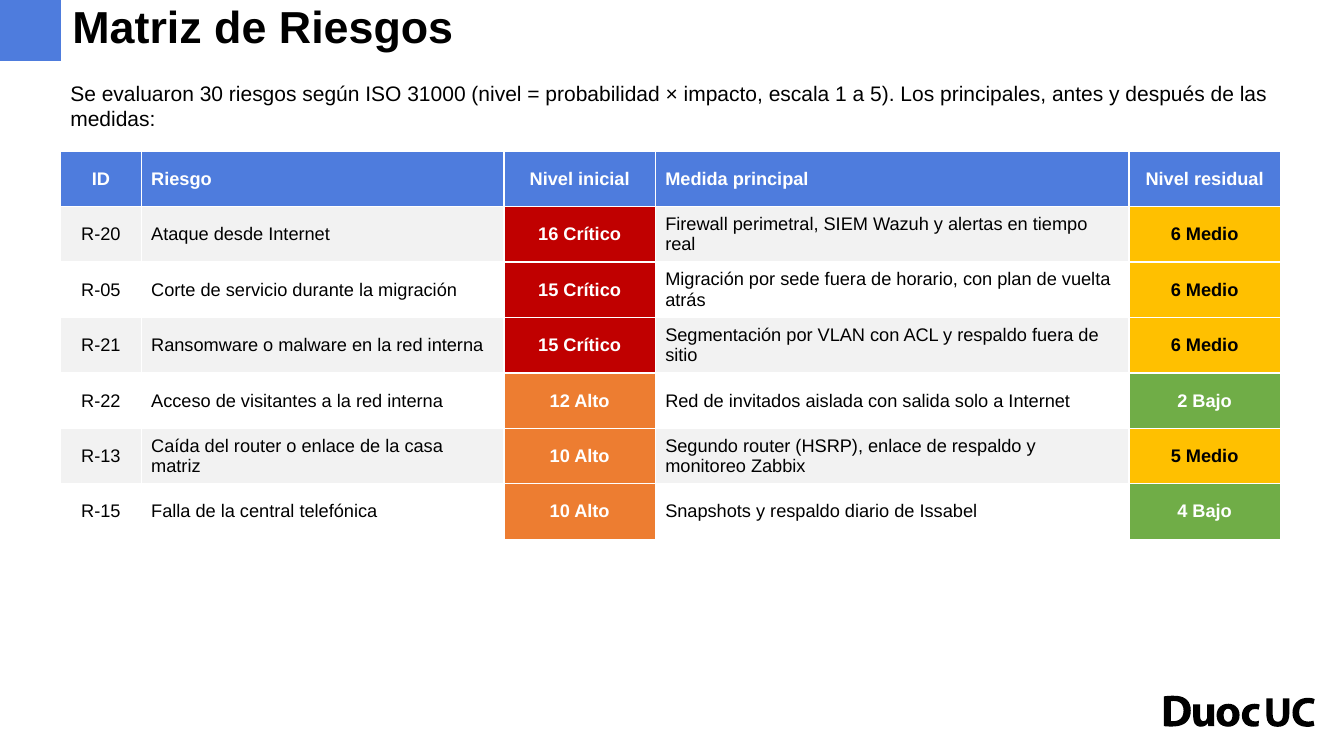
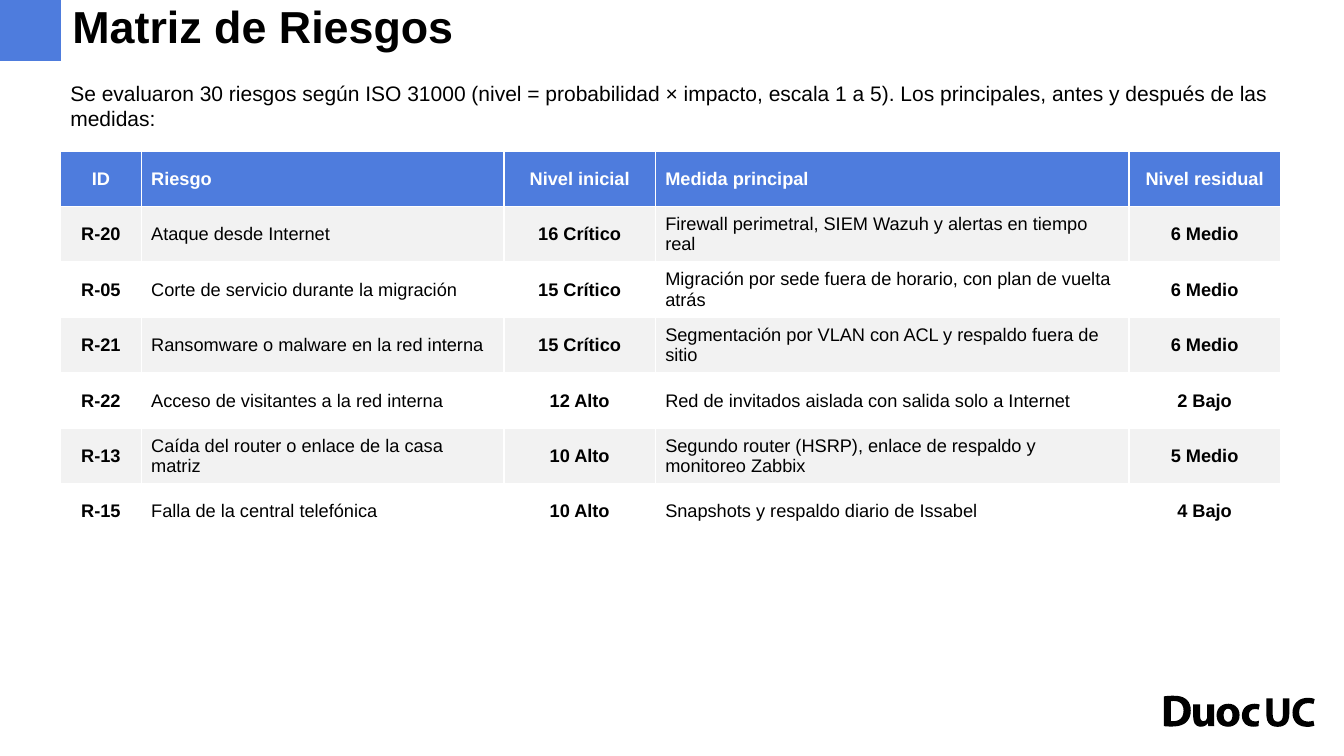
Before and after one commit to erickfranciscobasulto-bit/Proyecto-de-titulo, a slide deck: slide 32 of Presentacion_Final_Agroprodel.pptx. Drawn at 1344x756 pixels with LibreOffice and Linux fonts; fonts in the diff are those of the drawing; background and template pictures are left out. Boxes give left, top, right and bottom in pixels: in the first picture for what was removed or moved away, otherwise in the second. Text is boxed around its words. In the diff, an @@ line names an element or a change of style, - is before the commit and + after.

```diff
--- a/Presentacion_Final_Agroprodel.pptx
+++ b/Presentacion_Final_Agroprodel.pptx
@@ table at [60,151,1280,539] @@
@@ fill #C00000 to #F2F2F2 in 2 cells @@
@@ fill #FFC000 to #F2F2F2 in 3 cells @@
@@ fill #C00000 to #FFFFFF in row 3, column 3 @@
@@ fill #FFC000 to #FFFFFF in row 3, column 5 @@
@@ fill #ED7D31 to #FFFFFF in 2 cells @@
@@ fill #70AD47 to #FFFFFF in 2 cells @@
@@ fill #ED7D31 to #F2F2F2 in row 6, column 3 @@
@@ bold on in "R-20", "R-05", "R-21", "R-22" and 2 more places @@
@@ text colour #FFFFFF to #000000 in "16 Crítico", "15 Crítico", "15 Crítico", "12 Alto" and 4 more places @@
```
